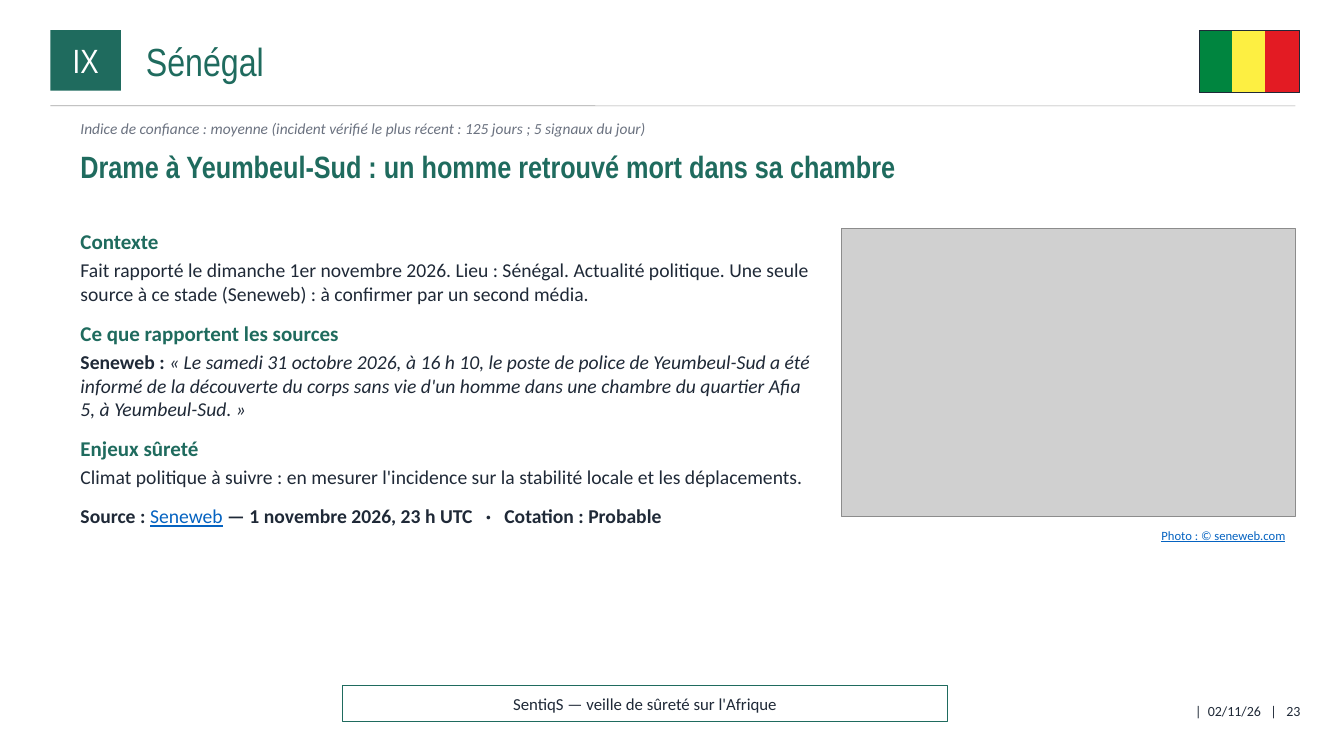
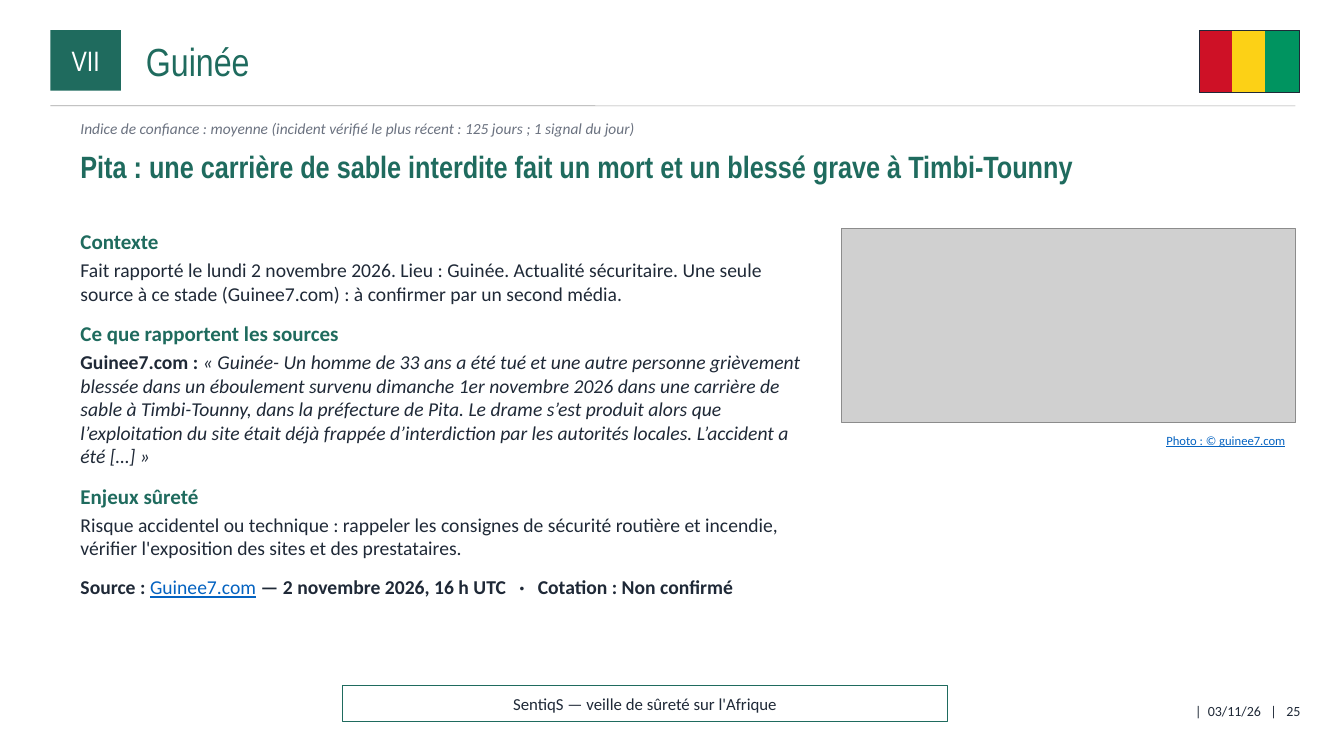
Before and after one commit to ytl1-ops/SentiqS, a slide deck: slide 25 of web/rapports/mensuel/2026-11.pptx (slide 23 before the commit). Drawn at 1344x756 pixels with LibreOffice and Linux fonts; fonts in the diff are those of the drawing; grey boxes stand for pictures. Boxes give left, top, right and bottom in pixels: in the first picture for what was removed or moved away, otherwise in the second. Text is boxed around its words. In the diff, an @@ line names an element or a change of style, - is before the commit and + after.

```diff
--- a/web/rapports/mensuel/2026-11.pptx
+++ b/web/rapports/mensuel/2026-11.pptx
@@ text in rectangle at <box>72,51,100,71</box>: text changed; size 24 to 20 pt @@
-IX
+VII
@@ text at <box>146,47,250,77</box>: text changed @@
-Sénégal
+Guinée
@@ rectangle at <box>1200,30,1233,93</box>: fill #00853F to #CE1126; outline #00853F 1 pt to #CE1126 1 pt @@
@@ rectangle at <box>1233,30,1266,93</box>: fill #FDEF42 to #FCD116; outline #FDEF42 1 pt to #FCD116 1 pt @@
@@ rectangle at <box>1266,30,1300,93</box>: fill #E31B23 to #009460; outline #E31B23 1 pt to #009460 1 pt @@
@@ text at <box>80,123,634,137</box>: text changed @@
-Indice de confiance : moyenne (incident vérifié le plus récent : 125 jours ; 5 signaux du jour)
+Indice de confiance : moyenne (incident vérifié le plus récent : 125 jours ; 1 signal du jour)
@@ text at <box>80,155,1072,185</box>: text changed @@
-Drame à Yeumbeul-Sud : un homme retrouvé mort dans sa chambre
+Pita : une carrière de sable interdite fait un mort et un blessé grave à Timbi-Tounny
@@ picture: place and size @@
-picture at <box>842,229,1296,517</box>
+picture at <box>842,229,1296,422</box>
@@ text at <box>80,263,762,304</box>: text changed @@
-Fait rapporté le dimanche 1er novembre 2026. Lieu : Sénégal. Actualité politique. Une seule source à ce stade (Seneweb) : à confirmer par un second média.
+Fait rapporté le lundi 2 novembre 2026. Lieu : Guinée. Actualité sécuritaire. Une seule source à ce stade (Guinee7.com) : à confirmer par un second média.
@@ text at <box>80,355,800,463</box>: text changed @@
-Seneweb : « Le samedi 31 octobre 2026, à 16 h 10, le poste de police de Yeumbeul-Sud a été informé de la découverte du corps sans vie d'un homme dans une chambre du quartier Afia 5, à Yeumbeul-Sud. »
+Guinee7.com : « Guinée- Un homme de 33 ans a été tué et une autre personne grièvement blessée dans un éboulement survenu dimanche 1er novembre 2026 dans une carrière de sable à Timbi-Tounny, dans la préfecture de Pita. Le drame s’est produit alors que l’exploitation du site était déjà frappée d’interdiction par les autorités locales. L’accident a été […] »
@@ text at <box>1166,436,1285,447</box>: text changed @@
-Photo : © seneweb.com
+Photo : © guinee7.com
@@ text at <box>80,518,778,598</box>: text changed @@
-Climat politique à suivre : en mesurer l'incidence sur la stabilité locale et les déplacements.
-Source : Seneweb — 1 novembre 2026, 23 h UTC · Cotation : Probable
+Risque accidentel ou technique : rappeler les consignes de sécurité routière et incendie, vérifier l'exposition des sites et des prestataires.
+Source : Guinee7.com — 2 novembre 2026, 16 h UTC · Cotation : Non confirmé
@@ text at <box>1208,706,1300,717</box>: text changed @@
-| 02/11/26 | 23
+| 03/11/26 | 25
```
Also in this commit, not shown: 25 other slides changed, 6 slides added, 9 other files.
